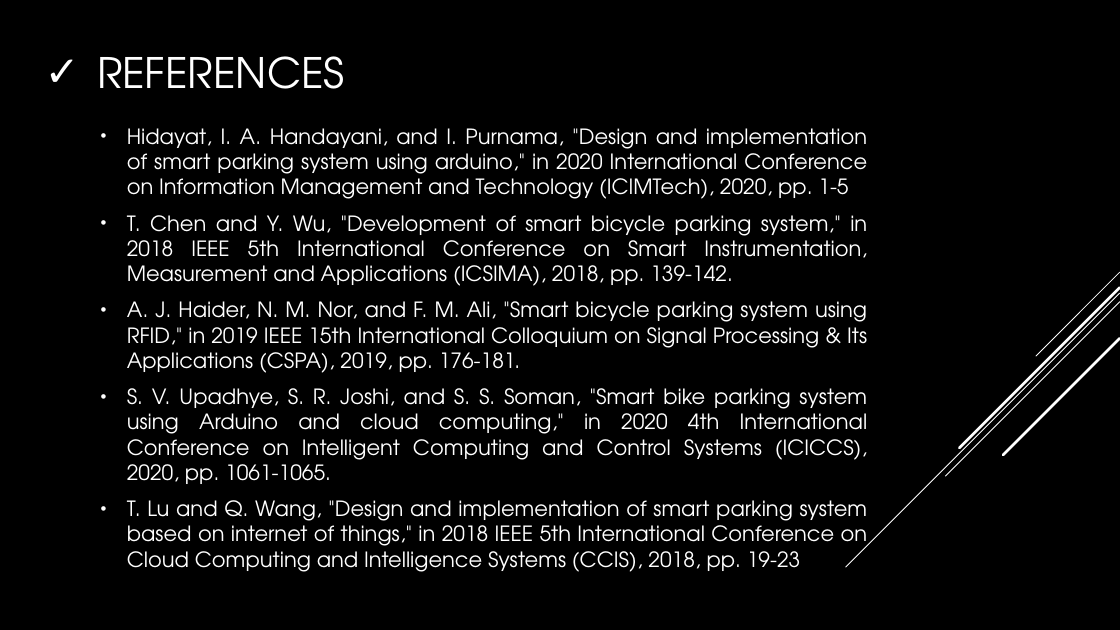
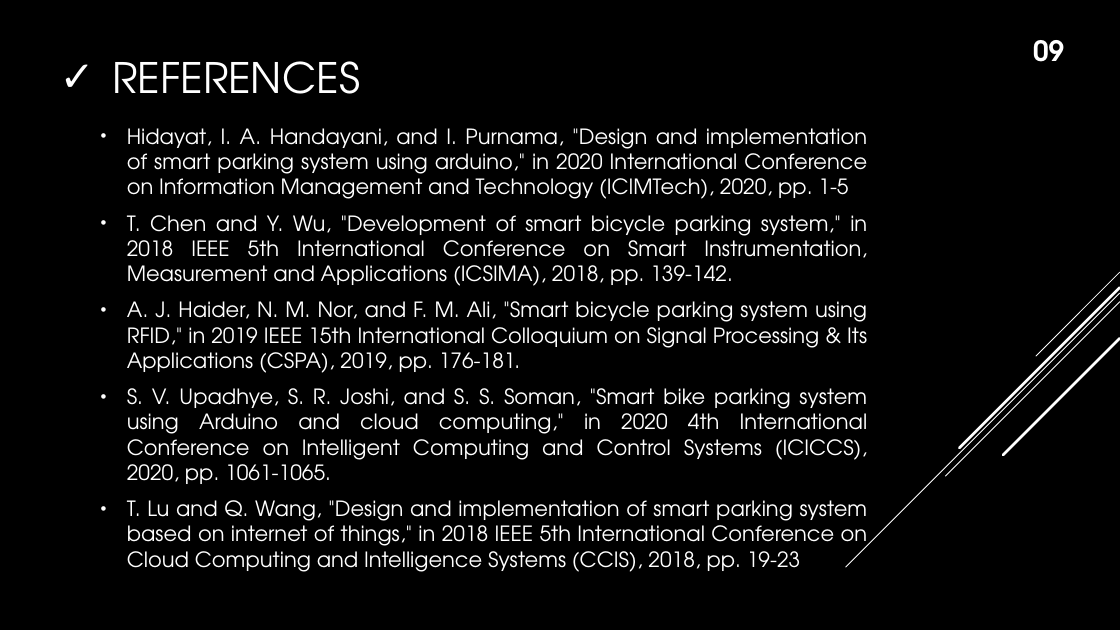
Before and after one commit to istyaque-ahammed/Technical-Writing-and-Presentation, a slide deck: slide 10 of Technical_Presentation.pptx. Drawn at 1120x630 pixels with LibreOffice and Linux fonts; fonts in the diff are those of the drawing. Boxes give left, top, right and bottom in pixels: in the first picture for what was removed or moved away, otherwise in the second. Text is boxed around its words. In the diff, an @@ line names an element or a change of style, - is before the commit and + after.

```diff
--- a/Technical_Presentation.pptx
+++ b/Technical_Presentation.pptx
@@ title "REFERENCES": place and size @@
-title "REFERENCES" at <box>97,56,345,89</box>
+title "REFERENCES" at <box>112,61,360,94</box>
@@ text added at <box>1033,40,1064,62</box>, 24 pt, text #FFFFFF, bold @@
+09
```
Also in this commit, not shown: 10 other slides changed.
